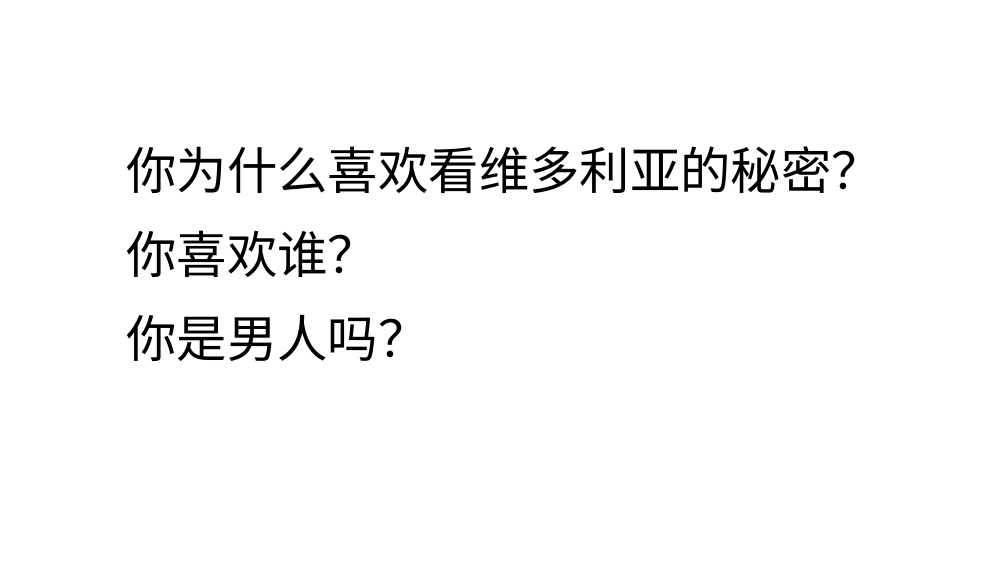
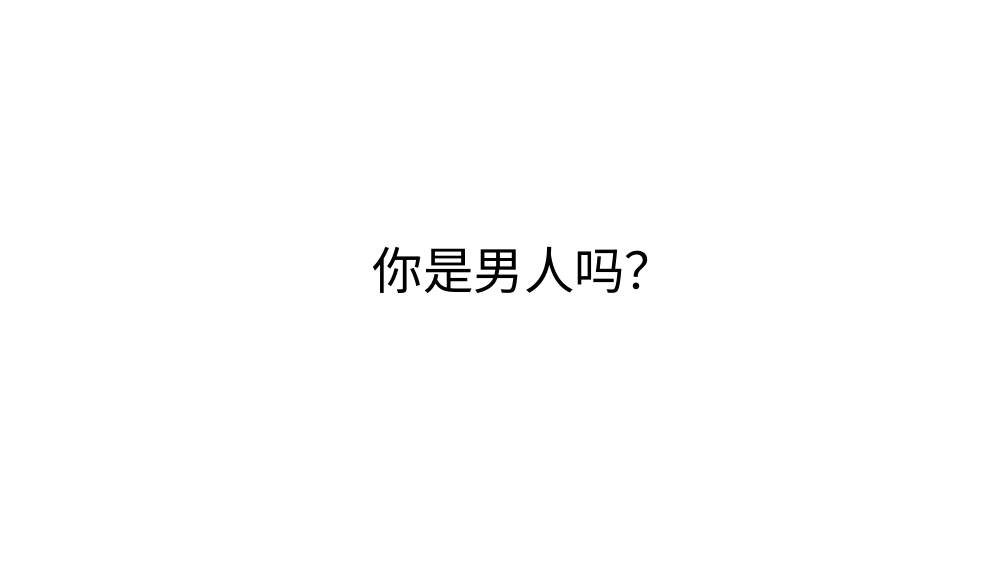
Before and after one commit to FredJiangFei/freetalk, a slide deck: slide 3 of 维多利亚的秘密/Victoria's Secret.pptx (slide 2 before the commit). Drawn at 1008x567 pixels with LibreOffice and Linux fonts; fonts in the diff are those of the drawing. Boxes give left, top, right and bottom in pixels: in the first picture for what was removed or moved away, otherwise in the second. Text is boxed around its words. In the diff, an @@ line names an element or a change of style, - is before the commit and + after.

```diff
--- a/维多利亚的秘密/Victoria's Secret.pptx
+++ b/维多利亚的秘密/Victoria's Secret.pptx
@@ text removed at (126,146,882,193) @@
-你为什么喜欢看维多利亚的秘密？
@@ text removed at (126,230,378,277) @@
-你喜欢谁？
@@ text "你是男人吗？": place and size @@
-text "你是男人吗？" at (126,314,428,361)
+text "你是男人吗？" at (373,246,675,293)
```
Also in this commit, not shown: 2 other slides changed, 10 slides added, 5 slides removed, 2 other files.
